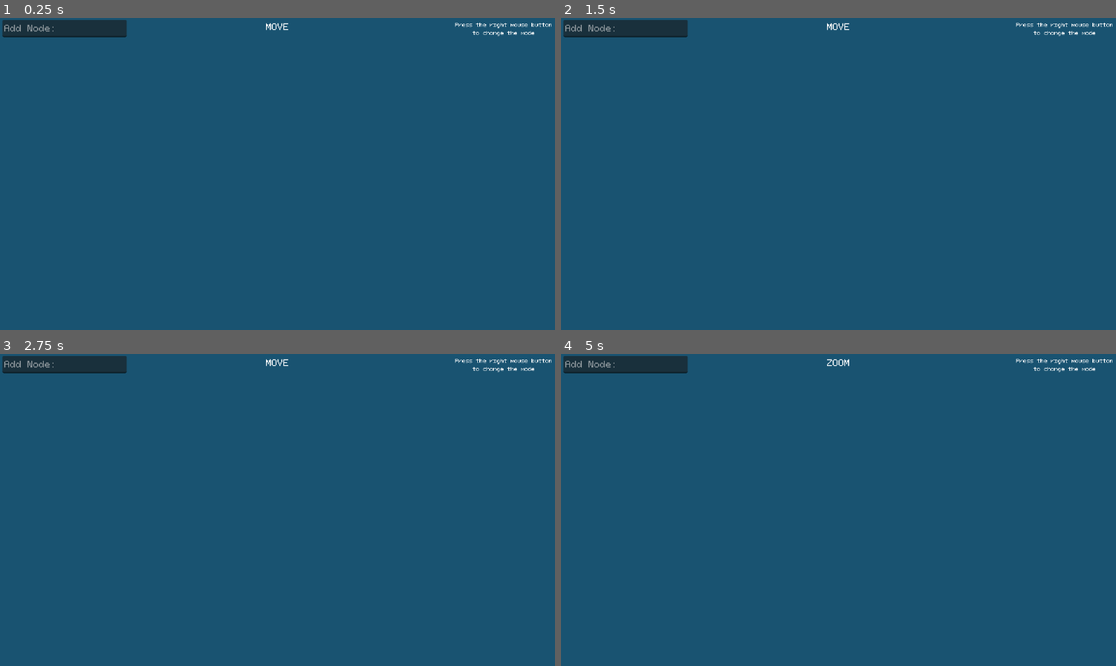
Above: before the commit, frames 1-4 (two rows, left to right).
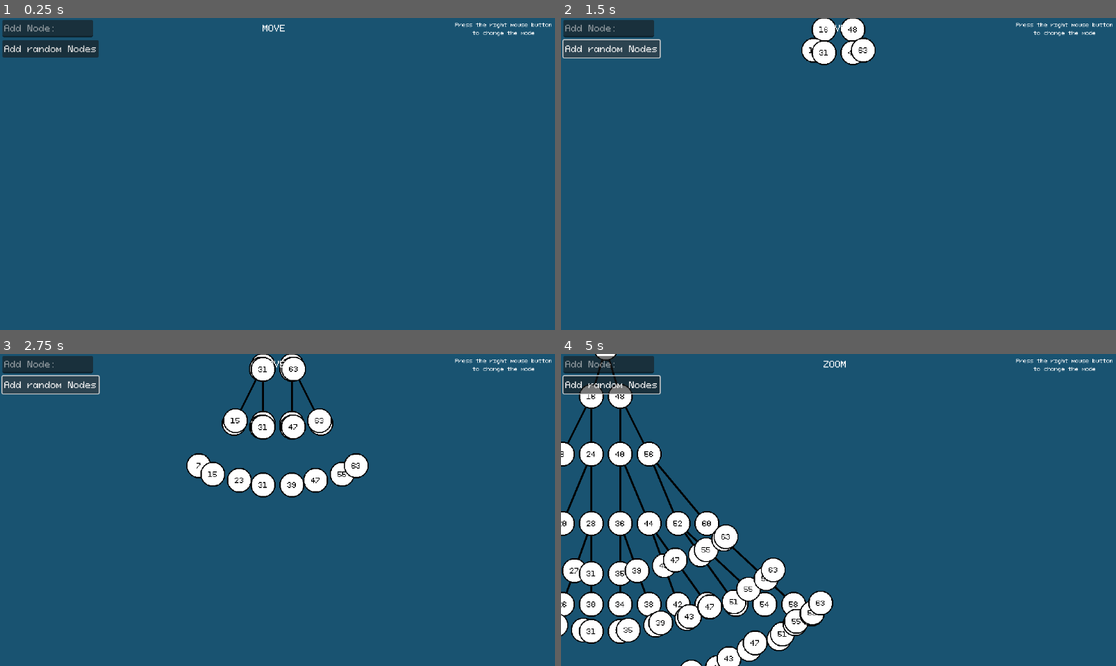
Above: after the commit, the same moments.

Repository: gabrieldudau/DSAVisualizer
Game: Godot game, scene res://scenes/main.tscn
Same seed, same stepped clock (60 frames per second), same inputs: the game is played once before the commit and once after it.
Inputs (mouse positions are in pixels of both pictures, inside the frame that each line leads up to):
- Up to frame 1 (0.25 s): no input
- Up to frame 2 (1.5 s): click (610, 49) at 0.5 s, where only the run after the commit has a clickable "Add random Nodes"; click (610, 49) at 1.25 s, where only the run after the commit has a clickable "Add random Nodes"
- Up to frame 3 (2.75 s): click (49, 385) at 2 s, where only the run after the commit has a clickable "Add random Nodes"
- Up to frame 4 (5 s): move the mouse to (960, 494) at 2.77 s; press the mouse at (960, 494) at 2.78 s; move the mouse to (727, 525) at 3.52 s; release the mouse at (727, 525) at 3.53 s; right-click (727, 525) at 3.6 s; click (727, 525) at 3.67 s; move the mouse to (894, 441) at 4.27 s; press the mouse at (894, 441) at 4.28 s

The runs differ from the first frame. In frame 1, 1.4% of the frame differs, in the area x 0-52%, y 0-13%; in frame 2, 2.9%; in frame 3, 5.9%; in frame 4, 14%, in the area x 0-52%, y 0-100%.

Commit message:
added random-nodes-button

Diff:
--- a/scenes/main.tscn
+++ b/scenes/main.tscn
@@ -13,7 +13,7 @@
 [node name="TextEdit" type="TextEdit" parent="Control"]
 offset_left = 5.0
 offset_top = 4.0
-offset_right = 263.0
+offset_right = 193.0
 offset_bottom = 40.0
 theme_override_fonts/font = ExtResource("3_tbgi4")
 theme_override_font_sizes/font_size = 18
@@ -21,13 +21,13 @@
 script = ExtResource("3_sugp2")
 
 [node name="Label" type="Label" parent="Control"]
-anchors_preset = 5
-anchor_left = 0.5
-anchor_right = 0.5
-offset_left = -20.0
-offset_top = 7.0
-offset_right = 20.0
-offset_bottom = 30.0
+anchors_preset = -1
+anchor_left = 0.494
+anchor_right = 0.494
+offset_left = -24.088
+offset_top = 10.0
+offset_right = 23.912
+offset_bottom = 33.0
 grow_horizontal = 2
 theme_override_fonts/font = ExtResource("3_tbgi4")
 theme_override_font_sizes/font_size = 18
@@ -50,11 +50,21 @@
 horizontal_alignment = 1
 vertical_alignment = 1
 
+[node name="Button" type="Button" parent="Control"]
+offset_left = 5.0
+offset_top = 46.0
+offset_right = 152.0
+offset_bottom = 82.0
+theme_override_fonts/font = ExtResource("3_tbgi4")
+theme_override_font_sizes/font_size = 18
+text = "Add random Nodes"
+
 [node name="Camera2D" type="Camera2D" parent="."]
 
 [node name="TreeNodes" type="Node2D" parent="."]
 script = ExtResource("4_jyhfs")
 
 [connection signal="text_changed" from="Control/TextEdit" to="Control/TextEdit" method="_on_text_changed"]
+[connection signal="pressed" from="Control/Button" to="TreeNodes" method="_on_button_pressed"]
 [connection signal="tree_entered" from="TreeNodes" to="TreeNodes" method="_on_tree_entered"]
 [connection signal="tree_exiting" from="TreeNodes" to="TreeNodes" method="_on_tree_exiting"]
--- a/scripts/bin_tree_handler.gd
+++ b/scripts/bin_tree_handler.gd
@@ -4,6 +4,7 @@
 @export var vertical_distance_between_nodes = 150
 
 var root:TreeNode
+const TREE_NODE = preload("res://scenes/tree_node.tscn")
 
 func _on_tree_entered() -> void:
 	GlobalSignal.newNode.connect(add_node)
@@ -81,3 +82,13 @@
 		vertical_offset += self.vertical_distance_between_nodes * dist
 		dist += 0.4
 	return Vector2(((-1) if left else 1) * (self.horizonal_distance_between_nodes/2 + horizontal_sum * self.horizonal_distance_between_nodes), vertical_offset)
+
+
+
+func _on_button_pressed() -> void:
+	var keys:Array = [32, 16, 48, 8, 24, 40, 56, 4, 12, 20, 28, 36, 44, 52, 60, 2, 6, 10, 14, 18, 22, 26, 30, 34, 38, 42, 46, 50, 54, 58, 62, 1, 3, 5, 7, 9, 11, 13, 15, 17, 19, 21, 23, 25, 27, 29, 31, 33, 35, 37, 39, 41, 43, 45, 47, 49, 51, 53, 55, 57, 59, 61, 63]
+
+	for key in keys:
+		var node = TREE_NODE.instantiate()
+		node.key = key
+		add_node(node)
--- a/scripts/game_controler.gd
+++ b/scripts/game_controler.gd
@@ -8,8 +8,13 @@
 var current_mode := modes.MOVE_CAMERA_MODE
 var left_pressed:bool = false
 
+func _ready() -> void:
+	camera.zoom = Vector2(.4,.4)
+	camera.position = Vector2(0,800)
+
 
 func _input(event: InputEvent) -> void:
+	print(camera.zoom," - ",camera.position)
 	if event is InputEventMouseButton:
 		if event.is_action_pressed("rightMB"):
 			current_mode = modes.ZOOM_MODE if current_mode == modes.MOVE_CAMERA_MODE else modes.MOVE_CAMERA_MODE
